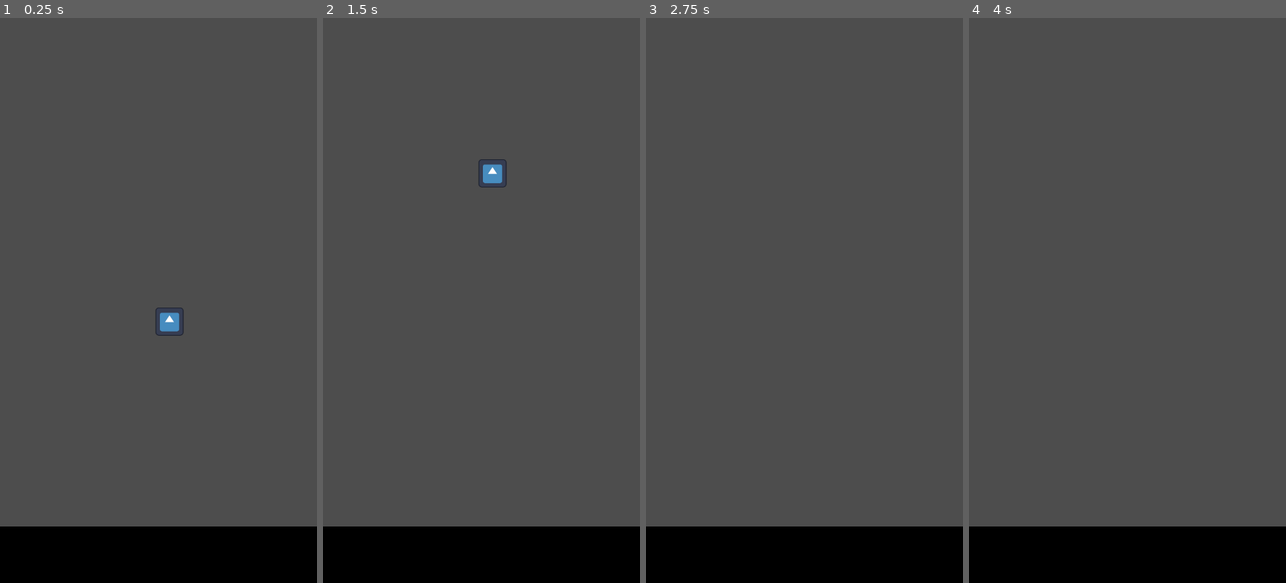
Above: before the commit, frames 1-4 (left to right).
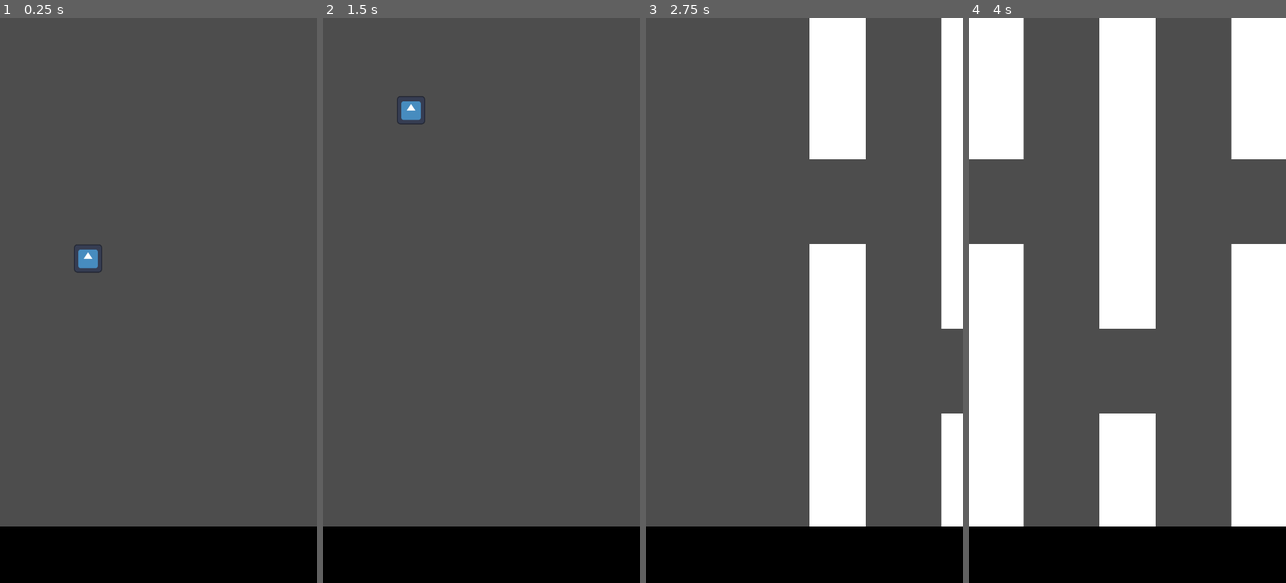
Above: after the commit, the same moments.

Repository: Jordla/flappy-bird-clone
Game: Godot game, scene res://world.tscn
Same seed, same stepped clock (60 frames per second), same inputs: the game is played once before the commit and once after it. The engine's default icon, where the game draws it, is replaced by a stand-in: a white triangle on a blue panel in a dark square.
Inputs:
- Up to frame 1 (0.25 s): no input
- Up to frame 2 (1.5 s): tap Enter (ui_accept) at 0.5, 0.6, 0.77, 1.07, 1.35 s
- Up to frame 3 (2.75 s): tap Enter (ui_accept) at 1.52, 1.82, 2.1 s
- Up to frame 4 (4 s): tap Enter (ui_accept) at 2.85, 3.02, 3.32, 3.6, 3.77 s

The runs differ from the first frame. In frame 1, 0.6% of the frame differs, in the area x 23-58%, y 40-57%; in frame 2, 0.6%; in frame 3, 18%; in frame 4, 39%, in the area x 0-100%, y 0-90%.

Commit message:
Add obstacle spawning and point counting

Diff:
--- /dev/null
+++ b/obstacles/obstacle.gd
@@ -0,0 +1,29 @@
+extends Node2D
+
+class_name Obstacle
+
+@export var speed : float = 300
+var velocity : Vector2 = Vector2.ZERO
+
+
+# Called when the node enters the scene tree for the first time.
+func _ready():
+	transform.x *= -1 # Flip x vector
+	velocity = transform.x * speed
+
+
+# Called every frame. 'delta' is the elapsed time since the previous frame.
+func _physics_process(delta):
+	position += velocity * delta
+
+
+func _on_score_detector_body_exited(body):
+	print("Score +1")
+
+
+func _on_visible_on_screen_notifier_2d_screen_exited():
+	queue_free()
+
+
+func _on_score_detector_body_entered(body):
+	print("Score +1 (end)")
--- /dev/null
+++ b/obstacles/obstacle.tscn
@@ -0,0 +1,43 @@
+[gd_scene load_steps=3 format=3 uid="uid://4vmx05oti8jt"]
+
+[ext_resource type="Script" path="res://obstacles/obstacle.gd" id="1_y5olc"]
+
+[sub_resource type="RectangleShape2D" id="RectangleShape2D_lrxld"]
+size = Vector2(48, 192)
+
+[node name="Obstacle" type="Node2D"]
+script = ExtResource("1_y5olc")
+
+[node name="PipeObstacle1" type="StaticBody2D" parent="."]
+
+[node name="Polygon2D" type="Polygon2D" parent="PipeObstacle1"]
+polygon = PackedVector2Array(-64, 0, 64, 0, 64, 320, -64, 320)
+
+[node name="CollisionShape2D" type="CollisionShape2D" parent="PipeObstacle1"]
+position = Vector2(0, 160)
+debug_color = Color(0.905882, 0.239216, 0.478431, 0.419608)
+
+[node name="ScoreDetector" type="Area2D" parent="."]
+collision_layer = 0
+collision_mask = 2
+
+[node name="CollisionShape2D" type="CollisionShape2D" parent="ScoreDetector"]
+position = Vector2(0, 416)
+shape = SubResource("RectangleShape2D_lrxld")
+debug_color = Color(0, 0.6, 0.701961, 0.419608)
+
+[node name="PipeObstacle2" type="StaticBody2D" parent="."]
+
+[node name="Polygon2D" type="Polygon2D" parent="PipeObstacle2"]
+polygon = PackedVector2Array(-64, 1152, 64, 1152, 64, 512, -64, 512)
+
+[node name="CollisionShape2D" type="CollisionShape2D" parent="PipeObstacle2"]
+position = Vector2(0, 832)
+debug_color = Color(0.905882, 0.239216, 0.478431, 0.419608)
+
+[node name="VisibleOnScreenNotifier2D" type="VisibleOnScreenNotifier2D" parent="."]
+position = Vector2(1.90735e-06, 576)
+scale = Vector2(6.4, 57.6)
+
+[connection signal="body_entered" from="ScoreDetector" to="." method="_on_score_detector_body_entered"]
+[connection signal="screen_exited" from="VisibleOnScreenNotifier2D" to="." method="_on_visible_on_screen_notifier_2d_screen_exited"]
--- /dev/null
+++ b/obstacles/obstacle1.tscn
@@ -0,0 +1,17 @@
+[gd_scene load_steps=4 format=3 uid="uid://cmvxjjr6iudd"]
+
+[ext_resource type="PackedScene" uid="uid://4vmx05oti8jt" path="res://obstacles/obstacle.tscn" id="1_kw7wj"]
+
+[sub_resource type="RectangleShape2D" id="RectangleShape2D_r51g1"]
+size = Vector2(128, 320)
+
+[sub_resource type="RectangleShape2D" id="RectangleShape2D_5txln"]
+size = Vector2(128, 640)
+
+[node name="Obstacle1" instance=ExtResource("1_kw7wj")]
+
+[node name="CollisionShape2D" parent="PipeObstacle1" index="1"]
+shape = SubResource("RectangleShape2D_r51g1")
+
+[node name="CollisionShape2D" parent="PipeObstacle2" index="1"]
+shape = SubResource("RectangleShape2D_5txln")
--- /dev/null
+++ b/obstacles/obstacle2.tscn
@@ -0,0 +1,30 @@
+[gd_scene load_steps=4 format=3 uid="uid://brewofhgstuyp"]
+
+[ext_resource type="PackedScene" uid="uid://4vmx05oti8jt" path="res://obstacles/obstacle.tscn" id="1_vy65d"]
+
+[sub_resource type="RectangleShape2D" id="RectangleShape2D_pldh0"]
+size = Vector2(128, 512)
+
+[sub_resource type="RectangleShape2D" id="RectangleShape2D_hmfdc"]
+size = Vector2(128, 448)
+
+[node name="Obstacle2" instance=ExtResource("1_vy65d")]
+
+[node name="Polygon2D" parent="PipeObstacle1" index="0"]
+scale = Vector2(1, 1.6)
+polygon = PackedVector2Array(-64, 0, 64, 0, 64, 320, 0.181442, 320, -64, 320)
+
+[node name="CollisionShape2D" parent="PipeObstacle1" index="1"]
+position = Vector2(0, 256)
+shape = SubResource("RectangleShape2D_pldh0")
+
+[node name="CollisionShape2D" parent="ScoreDetector" index="0"]
+position = Vector2(0, 608)
+
+[node name="Polygon2D" parent="PipeObstacle2" index="0"]
+position = Vector2(0, 346.88)
+scale = Vector2(1, 0.6975)
+
+[node name="CollisionShape2D" parent="PipeObstacle2" index="1"]
+position = Vector2(0, 928)
+shape = SubResource("RectangleShape2D_hmfdc")
--- /dev/null
+++ b/obstacles/obstacle3.tscn
@@ -0,0 +1,30 @@
+[gd_scene load_steps=4 format=3 uid="uid://chrtkwxksaa0o"]
+
+[ext_resource type="PackedScene" uid="uid://4vmx05oti8jt" path="res://obstacles/obstacle.tscn" id="1_8nknf"]
+
+[sub_resource type="RectangleShape2D" id="RectangleShape2D_hs0rm"]
+size = Vector2(128, 704)
+
+[sub_resource type="RectangleShape2D" id="RectangleShape2D_8y0ka"]
+size = Vector2(128, 256)
+
+[node name="Obstacle3" instance=ExtResource("1_8nknf")]
+
+[node name="Polygon2D" parent="PipeObstacle1" index="0"]
+position = Vector2(2.38419e-07, 0)
+scale = Vector2(1, 2.2)
+
+[node name="CollisionShape2D" parent="PipeObstacle1" index="1"]
+position = Vector2(0, 352)
+shape = SubResource("RectangleShape2D_hs0rm")
+
+[node name="CollisionShape2D" parent="ScoreDetector" index="0"]
+position = Vector2(0, 800)
+
+[node name="Polygon2D" parent="PipeObstacle2" index="0"]
+position = Vector2(0, 691.2)
+scale = Vector2(1, 0.4)
+
+[node name="CollisionShape2D" parent="PipeObstacle2" index="1"]
+position = Vector2(0, 1024)
+shape = SubResource("RectangleShape2D_8y0ka")
--- /dev/null
+++ b/obstacles/obstacle_spawner.gd
@@ -0,0 +1,22 @@
+extends Node2D
+@onready var spawn_timer = $SpawnTimer
+
+@export var obstacle_array : Array[PackedScene]
+var rng = RandomNumberGenerator.new()
+
+
+# Called when the node enters the scene tree for the first time.
+func _ready():
+	pass # Replace with function body.
+
+
+# Called every frame. 'delta' is the elapsed time since the previous frame.
+func _process(delta):
+	pass
+
+
+
+func _on_spawn_timer_timeout():
+	var random_int = rng.randi_range(0, 2)
+	var new_obstacle = obstacle_array[random_int]
+	add_child(new_obstacle.instantiate())
--- /dev/null
+++ b/obstacles/obstacle_spawner.tscn
@@ -0,0 +1,15 @@
+[gd_scene load_steps=5 format=3 uid="uid://bxrbhggpx0pu3"]
+
+[ext_resource type="Script" path="res://obstacles/obstacle_spawner.gd" id="1_t2ffw"]
+[ext_resource type="PackedScene" uid="uid://cmvxjjr6iudd" path="res://obstacles/obstacle1.tscn" id="2_riynw"]
+[ext_resource type="PackedScene" uid="uid://brewofhgstuyp" path="res://obstacles/obstacle2.tscn" id="3_3xqor"]
+[ext_resource type="PackedScene" uid="uid://chrtkwxksaa0o" path="res://obstacles/obstacle3.tscn" id="4_f75ks"]
+
+[node name="ObstacleSpawner" type="Node2D"]
+script = ExtResource("1_t2ffw")
+obstacle_array = Array[PackedScene]([ExtResource("2_riynw"), ExtResource("3_3xqor"), ExtResource("4_f75ks")])
+
+[node name="SpawnTimer" type="Timer" parent="."]
+autostart = true
+
+[connection signal="timeout" from="SpawnTimer" to="." method="_on_spawn_timer_timeout"]
--- a/player/player.gd
+++ b/player/player.gd
@@ -3,6 +3,7 @@
 const JUMP_VELOCITY : float = -550
 # Get the gravity from the project settings to be synced with RigidBody nodes.
 var gravity = ProjectSettings.get_setting("physics/2d/default_gravity")
+var is_able_to_jump : bool = true
 
 
 func _physics_process(delta):
@@ -11,10 +12,10 @@
 		velocity.y += gravity * delta
 
 	# Handle jump.
-	if Input.is_action_just_pressed("ui_accept"):
+	if Input.is_action_just_pressed("ui_accept") and is_able_to_jump:
 		velocity.y = JUMP_VELOCITY
 
 	move_and_slide()
 
-	if is_on_floor():
-		queue_free()
+	if is_on_floor() or is_on_ceiling() or is_on_wall():
+		is_able_to_jump = false
--- a/player/player.tscn
+++ b/player/player.tscn
@@ -7,6 +7,7 @@
 size = Vector2(64, 64)
 
 [node name="Player" type="CharacterBody2D"]
+collision_layer = 3
 script = ExtResource("1_32qm5")
 
 [node name="Sprite2D" type="Sprite2D" parent="."]
--- a/world.tscn
+++ b/world.tscn
@@ -1,12 +1,16 @@
-[gd_scene load_steps=3 format=3 uid="uid://y64ghw5rkowh"]
+[gd_scene load_steps=4 format=3 uid="uid://y64ghw5rkowh"]
 
 [ext_resource type="PackedScene" uid="uid://cnur16ocukf2" path="res://player/player.tscn" id="1_bhxw5"]
 [ext_resource type="PackedScene" uid="uid://2rtrcek2186e" path="res://floor/floor.tscn" id="2_prhhy"]
+[ext_resource type="PackedScene" uid="uid://bxrbhggpx0pu3" path="res://obstacles/obstacle_spawner.tscn" id="3_euwgy"]
 
 [node name="World" type="Node2D"]
 
 [node name="Player" parent="." instance=ExtResource("1_bhxw5")]
-position = Vector2(385, 655)
+position = Vector2(200, 512)
 
 [node name="Floor" parent="." instance=ExtResource("2_prhhy")]
 position = Vector2(0, 1152)
+
+[node name="ObstacleSpawner" parent="." instance=ExtResource("3_euwgy")]
+position = Vector2(960, 0)
